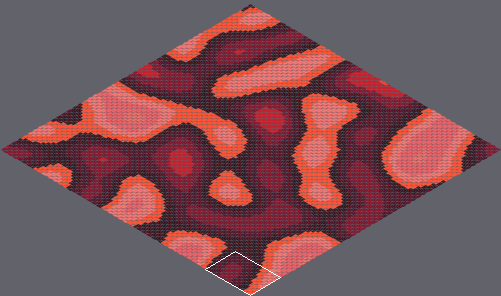
Tiled map, stored at marswars/resources/mapAssets/temp.tmx. The picture above shows the old version from afar; the outline marks the close-up.
Close-up. The starting point:
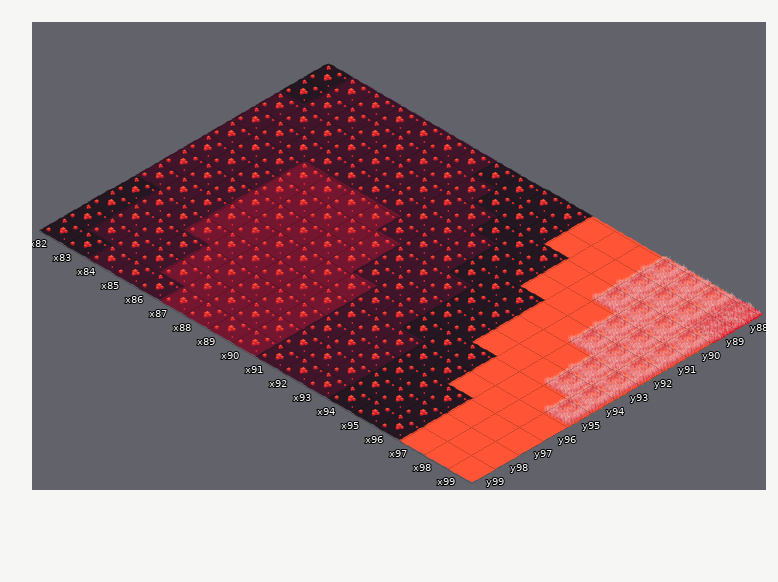
Cells are 55x32 px. Isometric: x runs down to the right, y down to the left. Shown: x 82..99, y 88..99. The commit also changed other parts of the map, which this record leaves out.
Once edited:
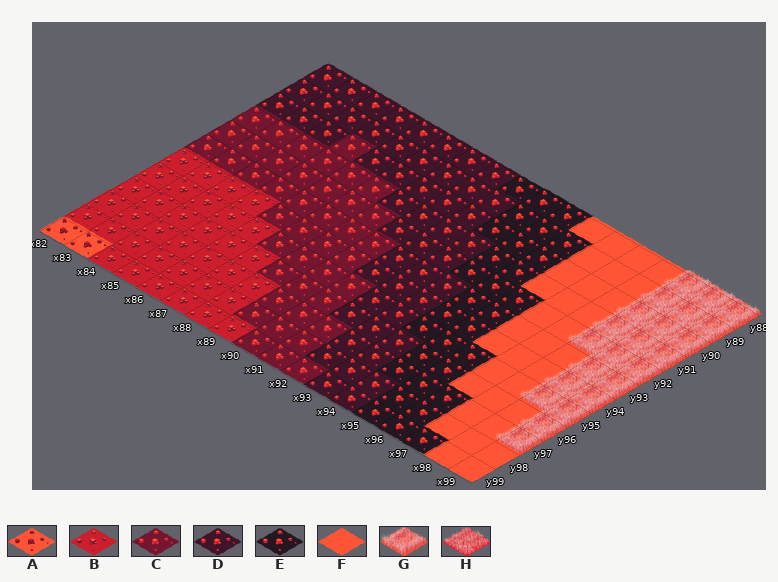
Key: from "tileset1": A 10 "mars006", B 11 "mars007", C 12 "mars008", D 13 "mars009", E 14 "mars010", F 15 "tile001", G 39 "MARSgrasstileLIGHT", H 40 "MARSgrasstileMID".
_ is an empty cell.
Difference:
Layer "Tile Layer 1":
y 88: x 82 E -> D; x 89 E -> D; x 96 G -> F; x 99 H -> G
y 89: x 82 E -> D; x 90 E -> D; x 93 F -> E; x 96 G -> F; x 99 H -> G
y 90: x 85 D -> C; x 96 G -> F
y 91: x 82..87 DDDDDD -> CCCCCC
y 92..93: x 82..84 DDD -> CCC
y 94: x 82..85 DDDC -> BBBB
y 95: x 82..86 DDDCC -> BBBBB; x 98 F -> G
y 96: x 82..87 EDDCCC -> BBBBBB; x 99 F -> G
y 97: x 82..88 EDDDCCC -> BBBBBBB; x 91 D -> C; x 99 F -> G
y 98: x 82..88 EDDDCCC -> BBBBBBB; x 91 D -> C; x 94 E -> D
y 99: x 82..89 EEDDDCCC -> AABBBBBB; x 91..92 DD -> CC; x 94 E -> D; x 97 F -> E
